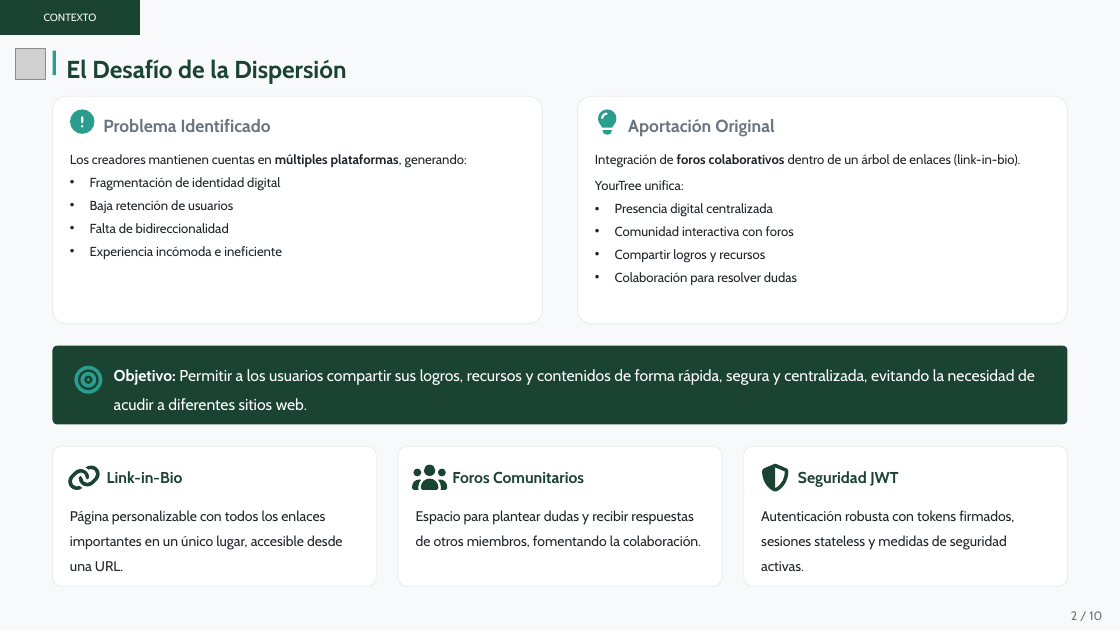
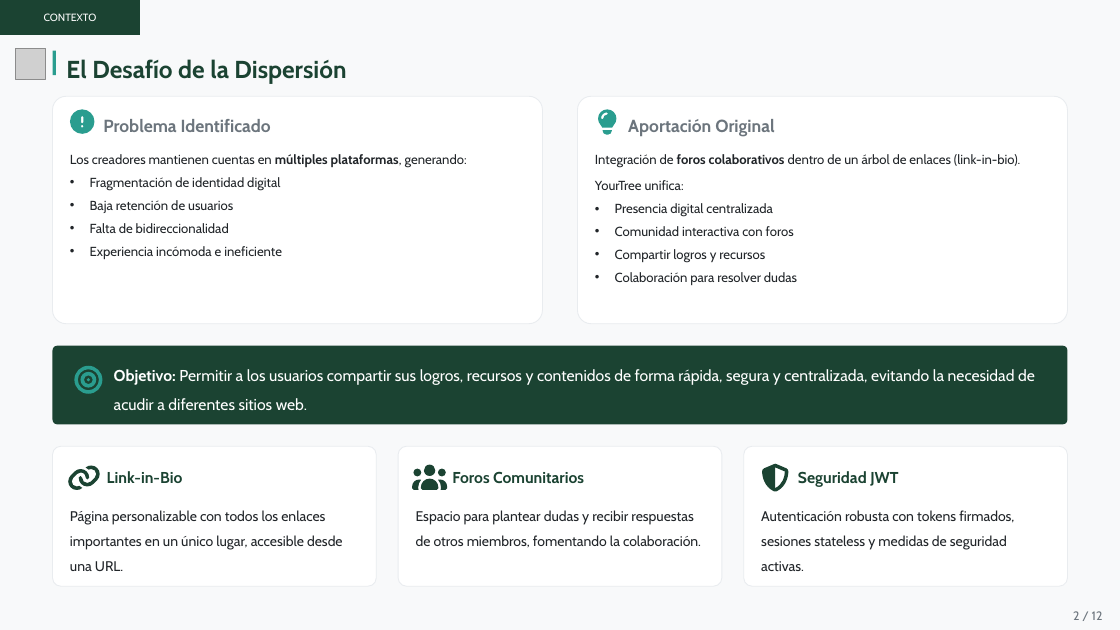
Before and after one commit to nicowooow/Proyecto-FP, a slide deck: slide 2 of documentos/YourTree.pptx. Drawn at 1120x630 pixels with LibreOffice and Linux fonts; fonts in the diff are those of the drawing; grey boxes stand for pictures. Boxes give left, top, right and bottom in pixels: in the first picture for what was removed or moved away, otherwise in the second. Text is boxed around its words. In the diff, an @@ line names an element or a change of style, - is before the commit and + after.

```diff
--- a/documentos/YourTree.pptx
+++ b/documentos/YourTree.pptx
@@ text at <box>1073,611,1103,620</box>: text changed @@
-2 / 10
+2 / 12
```
Also in this commit, not shown: 7 other slides changed, 2 slides added, 2 slides removed, 6 other files.
